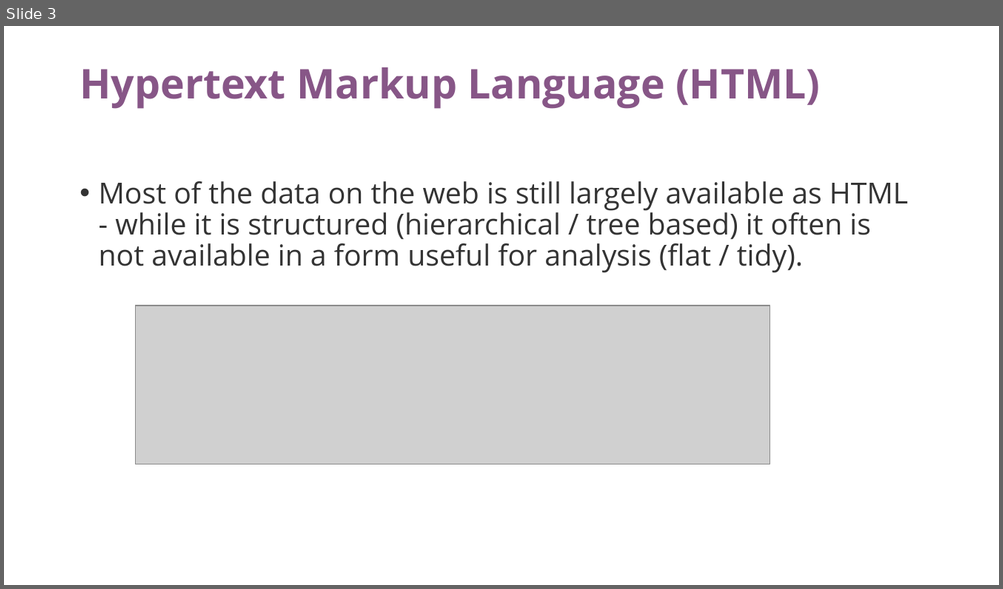
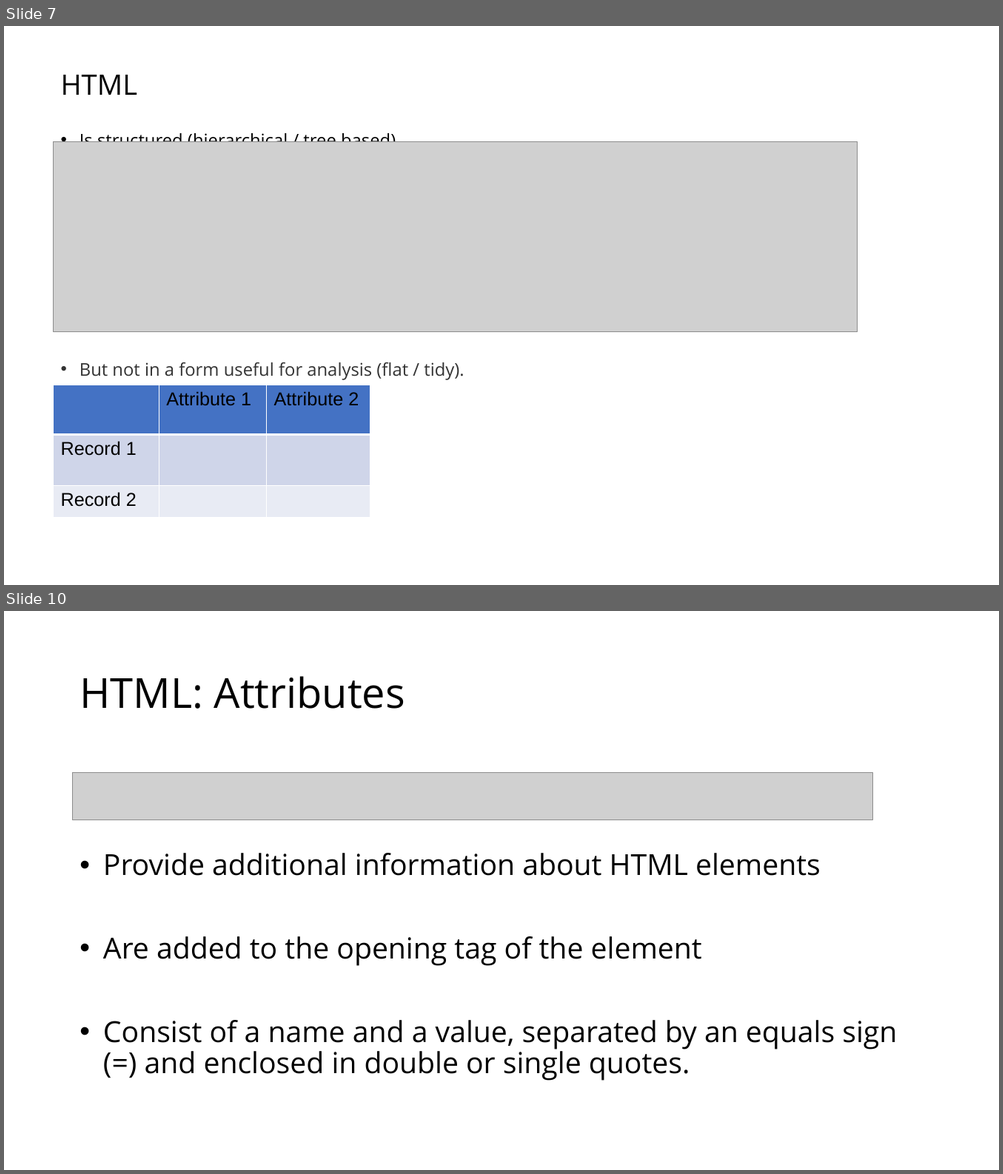
Before and after one commit to IshitaGopal/TRIADS_workshops, a slide deck: intro_to_web_scraping/intro_web_scraping_python.pptx. Shown one above the other, each under a label of ours: slide 3 before the commit, slides 7 and 10 after it; the slides between them are not shown. The pictures are 1003x589 and 1003x1174 pixels, drawn with LibreOffice and Linux fonts; fonts in the diff are those of the drawing; grey boxes stand for pictures. Boxes give left, top, right and bottom in pixels: in the first picture for what was removed or moved away, otherwise in the second. Text is boxed around its words. In the diff, an @@ line names an element or a change of style, - is before the commit and + after.

```diff
--- a/intro_to_web_scraping/intro_web_scraping_python.pptx
+++ b/intro_to_web_scraping/intro_web_scraping_python.pptx
@@ slide 10 added at <box>4,611,999,1170</box>, background #FFFFFF @@
@@ title added at <box>79,676,405,709</box>, 40 pt, text #000000 @@
+HTML: Attributes
@@ picture added at <box>73,773,873,820</box> @@
@@ text added at <box>103,853,896,1081</box>, 28 pt, text #000000 @@
+• Provide additional information about HTML elements
+• Are added to the opening tag of the element
+• Consist of a name and a value, separated by an equals sign (=) and enclosed in double or single quotes.
@@ what was slide 3 is now slide 7 @@
@@ slide 7 changed as well @@
@@ title removed at <box>79,67,819,109</box> @@
-Hypertext Markup Language (HTML)
@@ text at <box>61,74,464,380</box>: text changed; size 28 to 17 pt @@
-• Most of the data on the web is still largely available as HTML - while it is structured (hierarchical / tree based) it often is not available in a form useful for analysis (flat / tidy).
+HTML
+• Is structured (hierarchical / tree based)
+• But not in a form useful for analysis (flat / tidy).
@@ picture: place and size @@
-picture at <box>135,306,769,465</box>
+picture at <box>54,141,856,332</box>
@@ table added at <box>54,386,370,520</box>, 3 rows, 3 columns @@
+ | Attribute 1 | Attribute 2
+Record 1 |  | 
+Record 2 |  | 
```
Also in this commit, not shown: 3 other slides changed, 9 other slides added, 3 slides removed, 26 other files.
